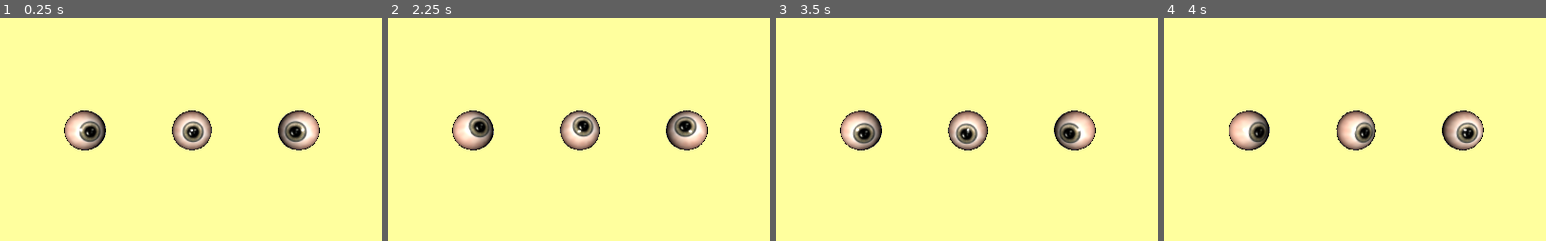
Above: before the commit, frames 1-4 (left to right).
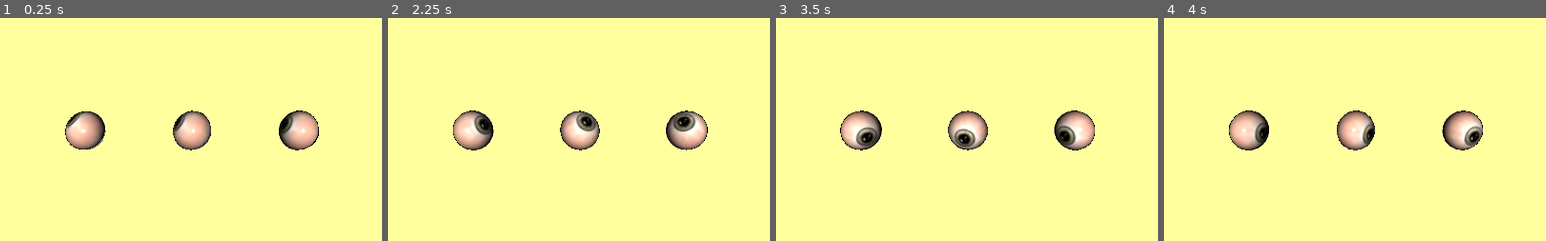
Above: after the commit, the same moments.

Repository: gilzoide/cursor-watcher-3d
Game: Godot game, scene res://Main.tscn
The game is run twice, just before and just after one commit, with the same random seed, the same clock (stepped at 60 frames per second) and the same inputs.
Inputs (mouse positions are % of the whole screen's width and height, from its top left):
- Up to frame 1 (0.25 s): no input
- Up to frame 2 (2.25 s): tap Enter at 0.5, 2 s; move the mouse to (72, 45) at 0.52 s; tap Space at 1.25 s; move the mouse to (30, 55) at 1.27 s; move the mouse to (60, 28) at 2.02 s
- Up to frame 3 (3.5 s): tap Space at 2.75 s; move the mouse to (45, 70) at 2.77 s
- Up to frame 4 (4 s): tap Enter at 3.5 s; move the mouse to (80, 65) at 3.52 s
The pictures show only the part of the screen within x 25-75%, y 25-75%; the shares and areas given below are measured in that part.

The runs differ from the first frame. In frame 1, 3.6% of the frame differs, in the area x 16-84%, y 41-60%; in frame 2, 2.0%; in frame 3, 2.0%; in frame 4, 2.2%.

Commit message:
Start looking at mouse position

Diff:
--- a/FollowMouse.gd
+++ b/FollowMouse.gd
@@ -3,7 +3,13 @@
 export(NodePath) var cameraPath
 onready var camera: Camera = get_node(cameraPath)
 
+func _ready():
+	update_position(get_viewport().get_mouse_position())
+
 func _input(event):
 	if event is InputEventMouseMotion:
-		var z_depth = (camera.global_transform.origin - self.global_transform.origin).z
-		self.global_transform.origin = camera.project_position(event.position, z_depth)
+		update_position(event.position)
+
+func update_position(position):
+	var z_depth = (camera.global_transform.origin - self.global_transform.origin).z
+	self.global_transform.origin = camera.project_position(position, z_depth)
--- a/Main.tscn
+++ b/Main.tscn
@@ -29,6 +29,5 @@
 transform = Transform( 1, 0, 0, 0, 1, 0, 0, 0, 1, 0, 0, 2 )
 
 [node name="Pointer" type="Position3D" parent="."]
-transform = Transform( 1, 0, 0, 0, 1, 0, 0, 0, 1, 0.103819, -0.164406, 0.690616 )
 script = ExtResource( 3 )
 cameraPath = NodePath("../Camera")
